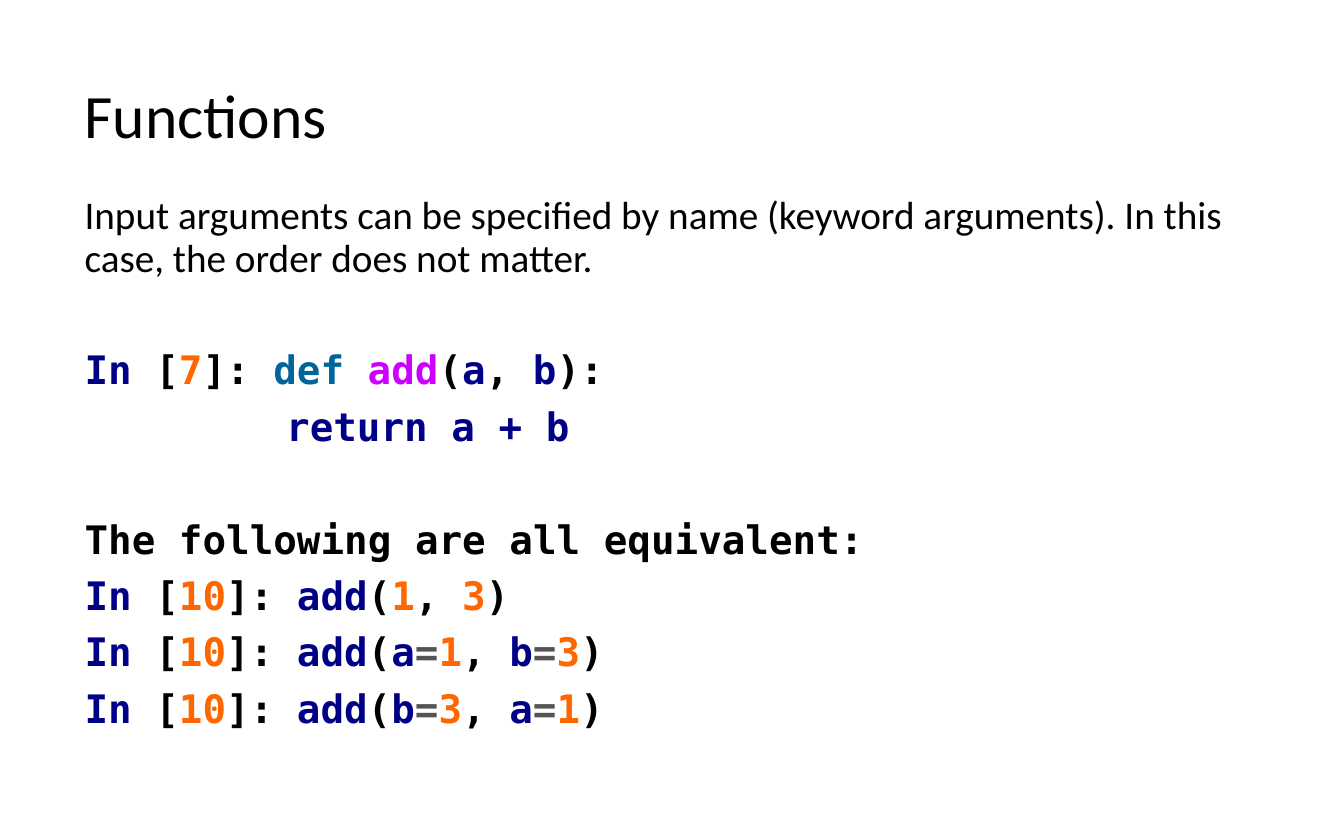
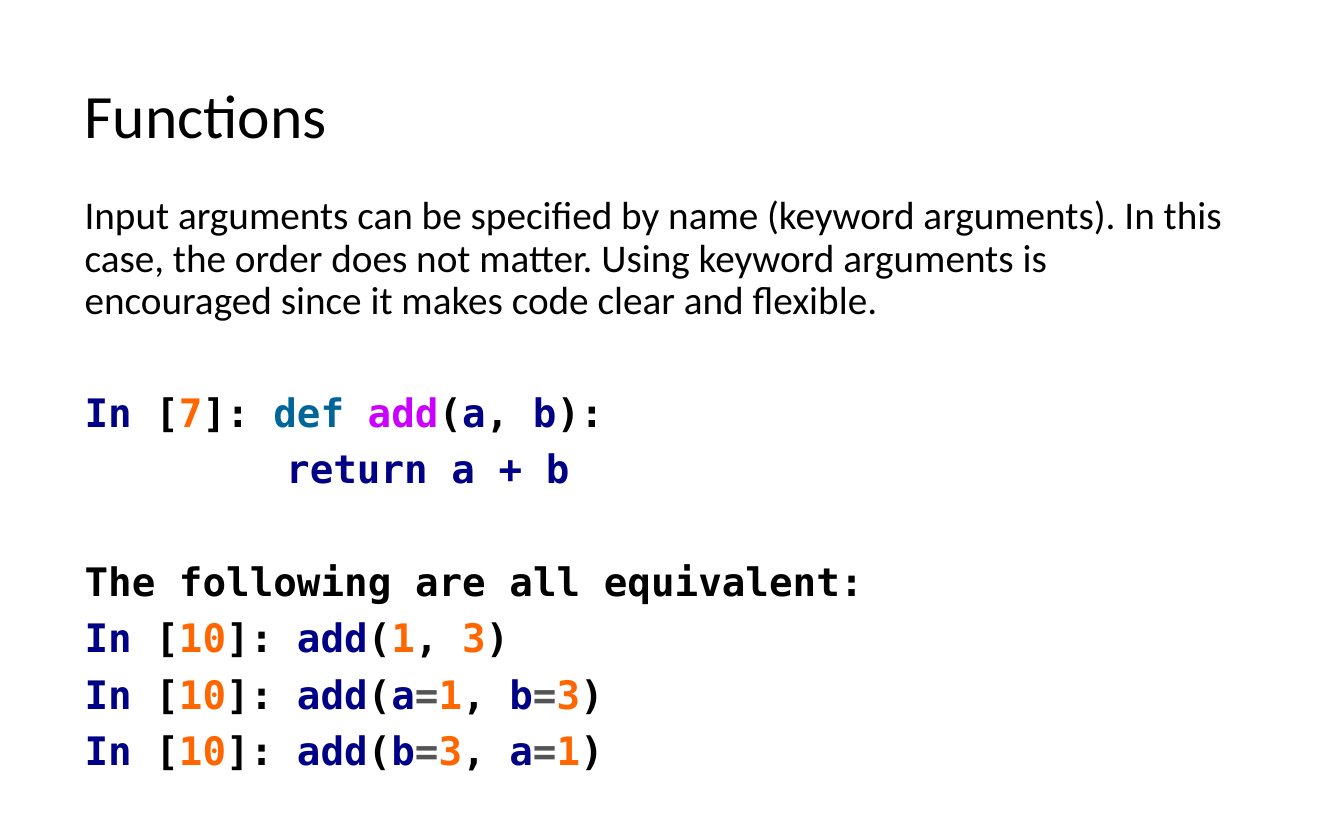
Before and after one commit to LongBaoNguyen/longbaonguyen.github.io, a slide deck: slide 5 of courses/apcsp/lect8.pptx (slide 24 before the commit). Drawn at 1344x840 pixels with LibreOffice and Linux fonts; fonts in the diff are those of the drawing. Boxes give left, top, right and bottom in pixels: in the first picture for what was removed or moved away, otherwise in the second. Text is boxed around its words. In the diff, an @@ line names an element or a change of style, - is before the commit and + after.

```diff
--- a/courses/apcsp/lect8.pptx
+++ b/courses/apcsp/lect8.pptx
@@ text at (x1=85, y1=200, x2=1222, y2=321): text changed @@
-Input arguments can be specified by name (keyword arguments). In this case, the order does not matter.
+Input arguments can be specified by name (keyword arguments). In this case, the order does not matter. Using keyword arguments is encouraged since it makes code clear and flexible.
```
Also in this commit, not shown: 6 other slides changed, 18 slides added, 17 slides removed, 10 other files.
